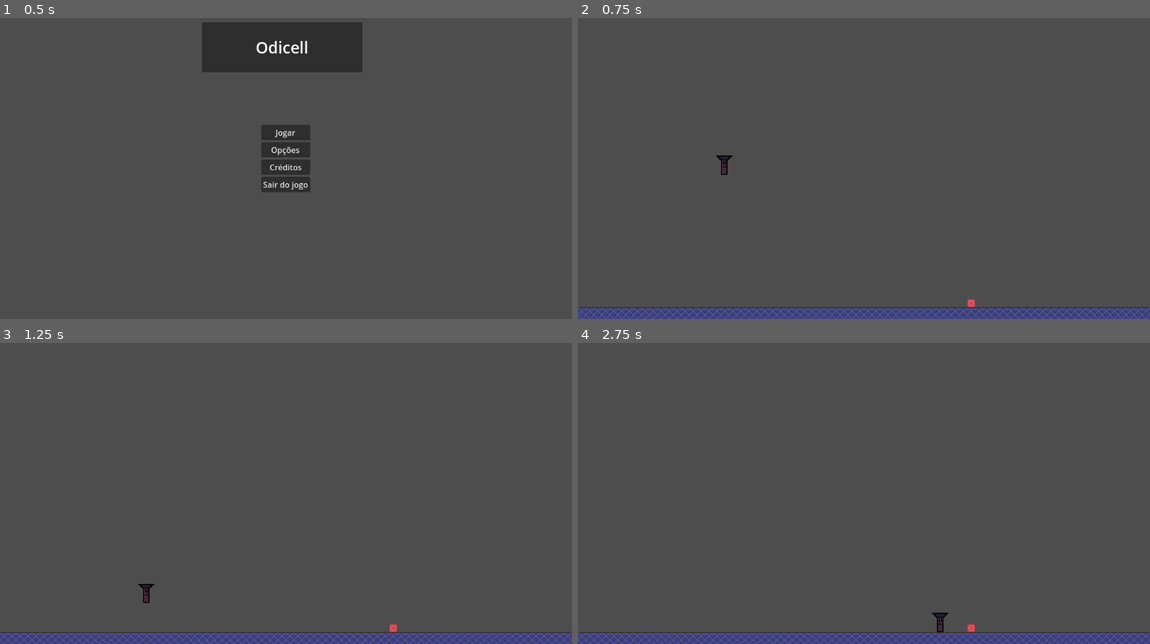
Above: before the commit, frames 1-4 (two rows, left to right).
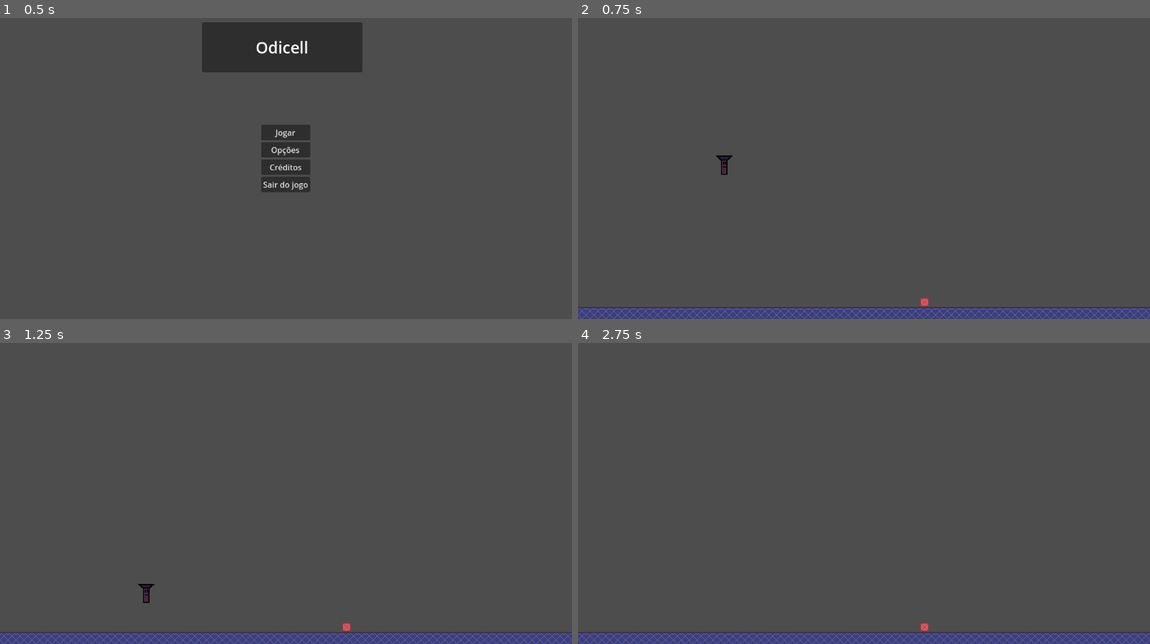
Above: after the commit, the same moments.

Repository: qfaxas/alpha_odicell
Game: Godot game, scene res://cenas/menu_principal.tscn
Same seed, same stepped clock (60 frames per second), same inputs: the game is played once before the commit and once after it.
Inputs:
- Up to frame 1 (0.5 s): no input
- Up to frame 2 (0.75 s): click "Jogar" at 0.5 s
- Up to frame 3 (1.25 s): no input
- Up to frame 4 (2.75 s): tap Enter (ui_accept) at 1.25, 1.52, 2, 2.27 s; hold Right (ui_right) from 1.28 s (still down)

Frame 1 is identical in both runs. In frame 2, less than 0.1% of the frame differs, in the area x 59-70%, y 93-97%; in frame 3, less than 0.1%; in frame 4, 0.2%, in the area x 59-70%, y 89-97%.

Commit message:
fases1_alpha

Diff:
--- a/cenas/fase_1.tscn
+++ b/cenas/fase_1.tscn
@@ -1,8 +1,9 @@
-[gd_scene load_steps=6 format=3 uid="uid://cqcuustgjbj7a"]
+[gd_scene load_steps=7 format=3 uid="uid://cqcuustgjbj7a"]
 
 [ext_resource type="Texture2D" uid="uid://ex2kbiik2r6f" path="res://assets/arte/tileset_melhor.png" id="1_m7cyb"]
 [ext_resource type="PackedScene" uid="uid://c3so6flpnqijv" path="res://cenas/personagem_principal.tscn" id="2_k5bws"]
 [ext_resource type="Script" path="res://scripts/personagem_principal.gd" id="3_yv432"]
+[ext_resource type="PackedScene" uid="uid://cgyudj2f6k7vh" path="res://cenas/quadrado_morte.tscn" id="4_qnqvr"]
 
 [sub_resource type="TileSetAtlasSource" id="TileSetAtlasSource_8xr7i"]
 texture = ExtResource("1_m7cyb")
@@ -52,11 +53,14 @@
 
 [node name="fase1" type="Node2D"]
 
+[node name="Personagem_principal" parent="." instance=ExtResource("2_k5bws")]
+script = ExtResource("3_yv432")
+
 [node name="TileMap" type="TileMap" parent="."]
 texture_filter = 1
 tile_set = SubResource("TileSet_yufic")
 format = 2
-layer_0/tile_data = PackedInt32Array(2555904, 65536, 0, 2555 …(2671 unchanged characters)…  1, 2621441, 65536, 1, 2621440, 65536, 1, 2490417, 262144, 0)
+layer_0/tile_data = PackedInt32Array(2555904, 65536, 0, 2555 …(2671 unchanged characters)…  1, 2621441, 65536, 1, 2621440, 65536, 1)
 
-[node name="CharacterBody2D" parent="." instance=ExtResource("2_k5bws")]
-script = ExtResource("3_yv432")
+[node name="quadrado_morte" parent="." instance=ExtResource("4_qnqvr")]
+position = Vector2(653, 583)
--- a/cenas/personagem_principal.tscn
+++ b/cenas/personagem_principal.tscn
@@ -3,9 +3,9 @@
 [ext_resource type="Texture2D" uid="uid://x5am5mog1v2d" path="res://assets/arte/lanterna.png" id="1_sp3t6"]
 
 [sub_resource type="RectangleShape2D" id="RectangleShape2D_0xoje"]
-size = Vector2(26, 39)
+size = Vector2(19, 39)
 
-[node name="CharacterBody2D" type="CharacterBody2D"]
+[node name="Personagem_principal" type="CharacterBody2D"]
 
 [node name="Sprite2D" type="Sprite2D" parent="."]
 texture_filter = 1
@@ -14,5 +14,5 @@
 texture = ExtResource("1_sp3t6")
 
 [node name="CollisionShape2D" type="CollisionShape2D" parent="."]
-position = Vector2(295, 322.5)
+position = Vector2(294.5, 322.5)
 shape = SubResource("RectangleShape2D_0xoje")
--- /dev/null
+++ b/cenas/quadrado_morte.tscn
@@ -0,0 +1,23 @@
+[gd_scene load_steps=4 format=3 uid="uid://cgyudj2f6k7vh"]
+
+[ext_resource type="Script" path="res://scripts/quadrado_morte.gd" id="1_3jjp4"]
+[ext_resource type="Texture2D" uid="uid://ex2kbiik2r6f" path="res://assets/arte/tileset_melhor.png" id="2_8fm6f"]
+
+[sub_resource type="RectangleShape2D" id="RectangleShape2D_y75nd"]
+size = Vector2(16, 16)
+
+[node name="quadrado_morte" type="Area2D"]
+script = ExtResource("1_3jjp4")
+
+[node name="Sprite2D" type="Sprite2D" parent="."]
+texture_filter = 1
+position = Vector2(45, 31)
+texture = ExtResource("2_8fm6f")
+region_enabled = true
+region_rect = Rect2(64, 0, 16, 16)
+
+[node name="CollisionShape2D" type="CollisionShape2D" parent="."]
+position = Vector2(45, 31)
+shape = SubResource("RectangleShape2D_y75nd")
+
+[connection signal="body_entered" from="." to="." method="_on_body_entered"]
--- a/scripts/personagem_principal.gd
+++ b/scripts/personagem_principal.gd
@@ -26,3 +26,6 @@
 		velocity.x = move_toward(velocity.x, 0, SPEED)
 
 	move_and_slide()
+
+func morrer():
+	queue_free()
--- /dev/null
+++ b/scripts/quadrado_morte.gd
@@ -0,0 +1,5 @@
+extends Area2D
+
+func _on_body_entered(body):
+	if body.has_method("morrer"):
+		body.morrer()
Binary file added: assets/arte/morte.png
Not shown, added: assets/arte/morte.png.import
